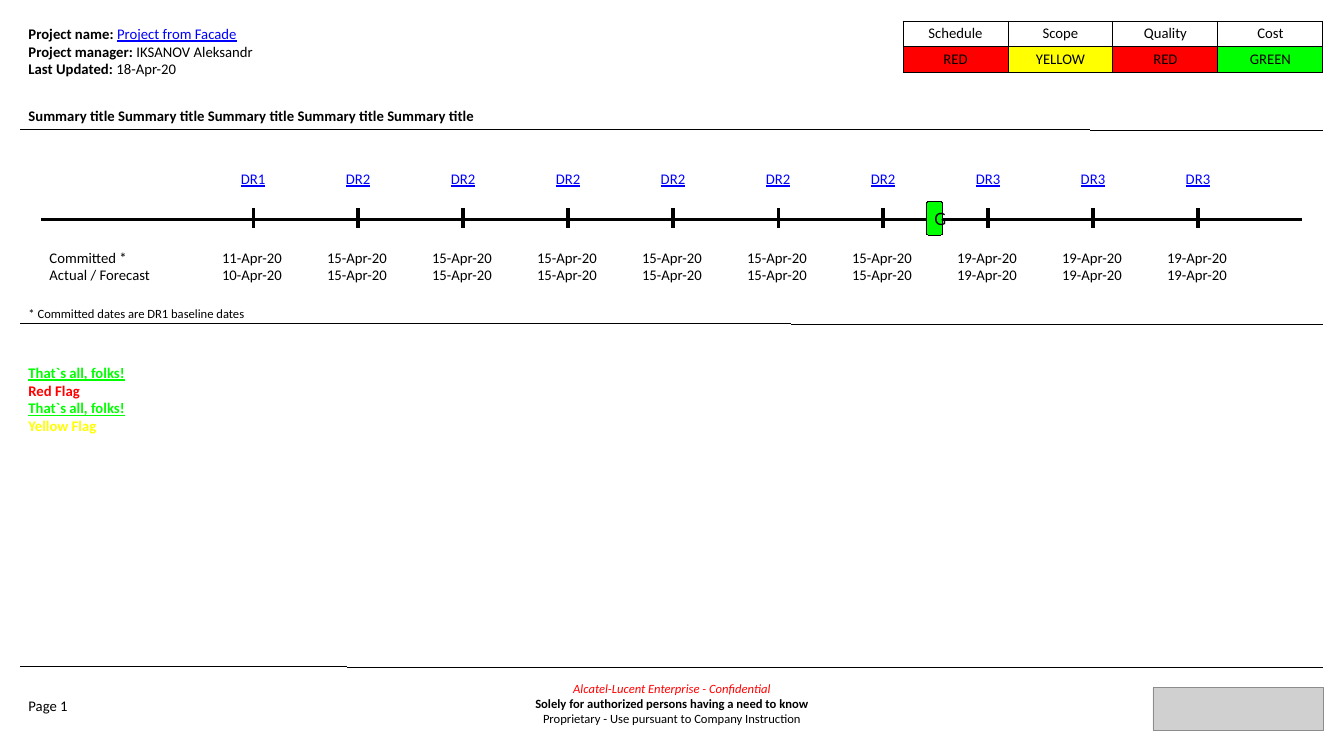
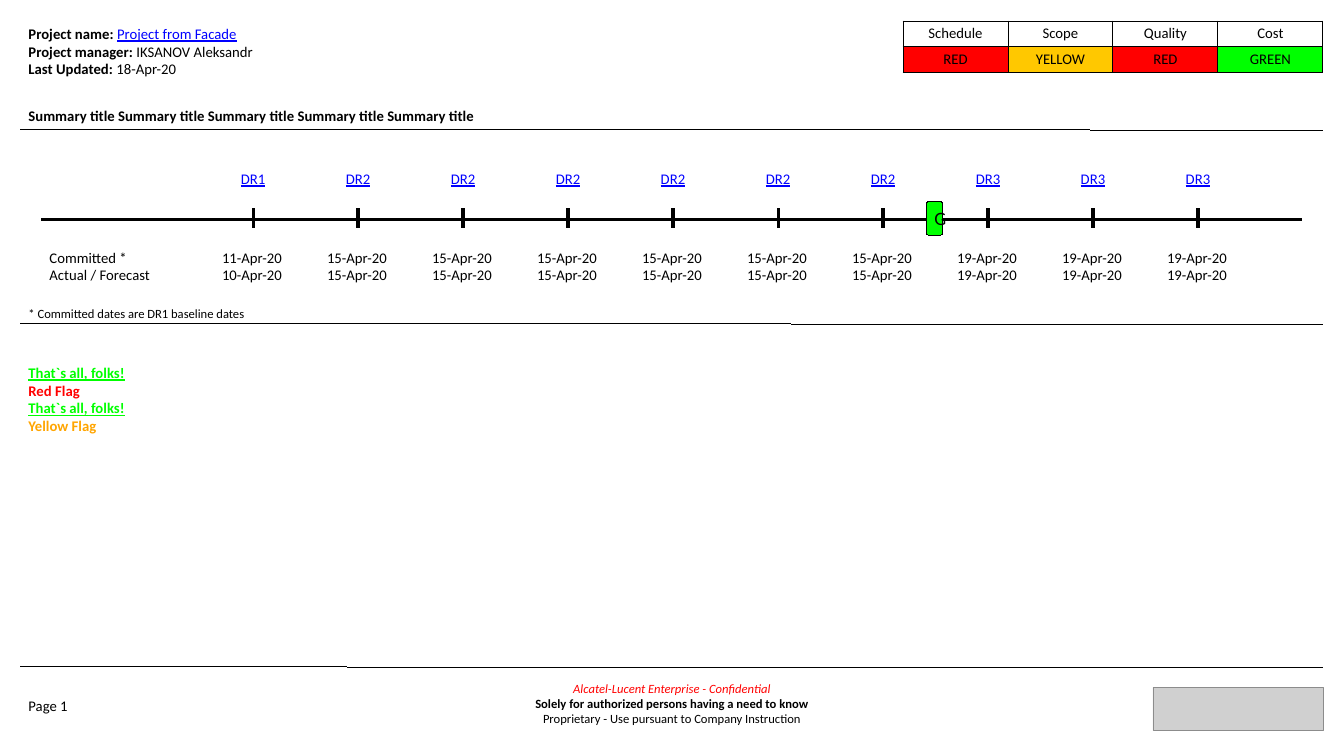
Before and after one commit to TheDiamondDoge/management_board_file_processors, a slide deck: slide 1 of html-to-ppt/createMultipageCustomizablePpt.pptx. Drawn at 1344x756 pixels with LibreOffice and Linux fonts; fonts in the diff are those of the drawing; grey boxes stand for pictures; background and template pictures are left out. Boxes give left, top, right and bottom in pixels: in the first picture for what was removed or moved away, otherwise in the second. Text is boxed around its words. In the diff, an @@ line names an element or a change of style, - is before the commit and + after.

Commit message:
createMultipageIndicatorsPpt finalized + refactor + changing yellow color to orange

```diff
--- a/html-to-ppt/createMultipageCustomizablePpt.pptx
+++ b/html-to-ppt/createMultipageCustomizablePpt.pptx
@@ table at [903, 21, 1323, 100] @@
@@ fill #FFFF00 to #FFC800 in row 2, column 2 @@
@@ text at [28, 420, 97, 434]: text colour #FFFF00 to #FFA500 in "Yellow Flag" @@
```
Also in this commit, not shown: 1 other slide changed, 5 other files.
